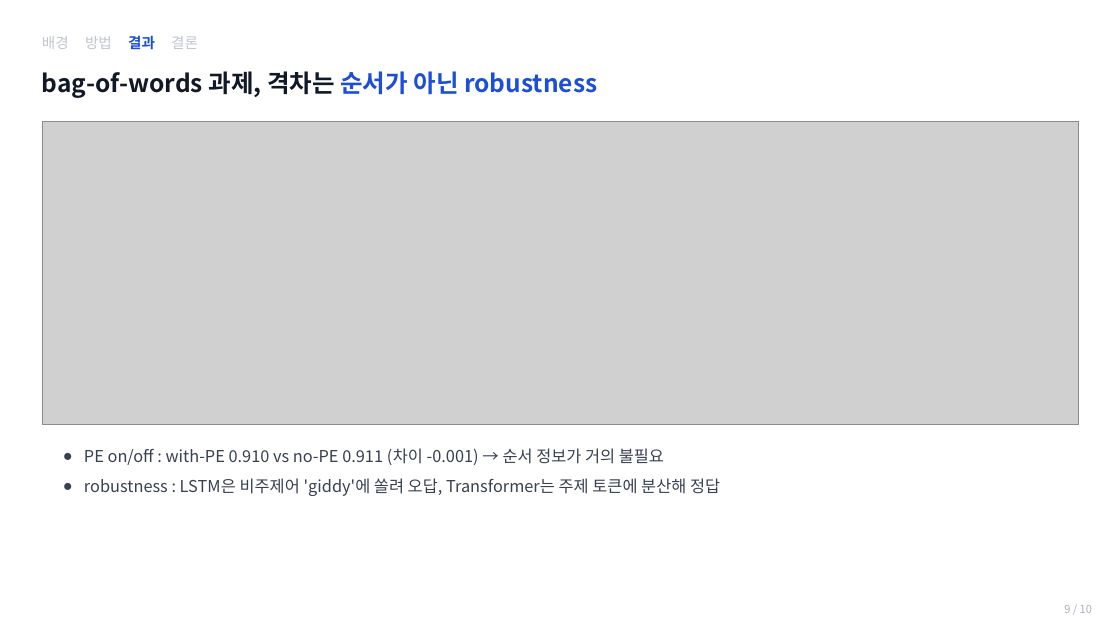
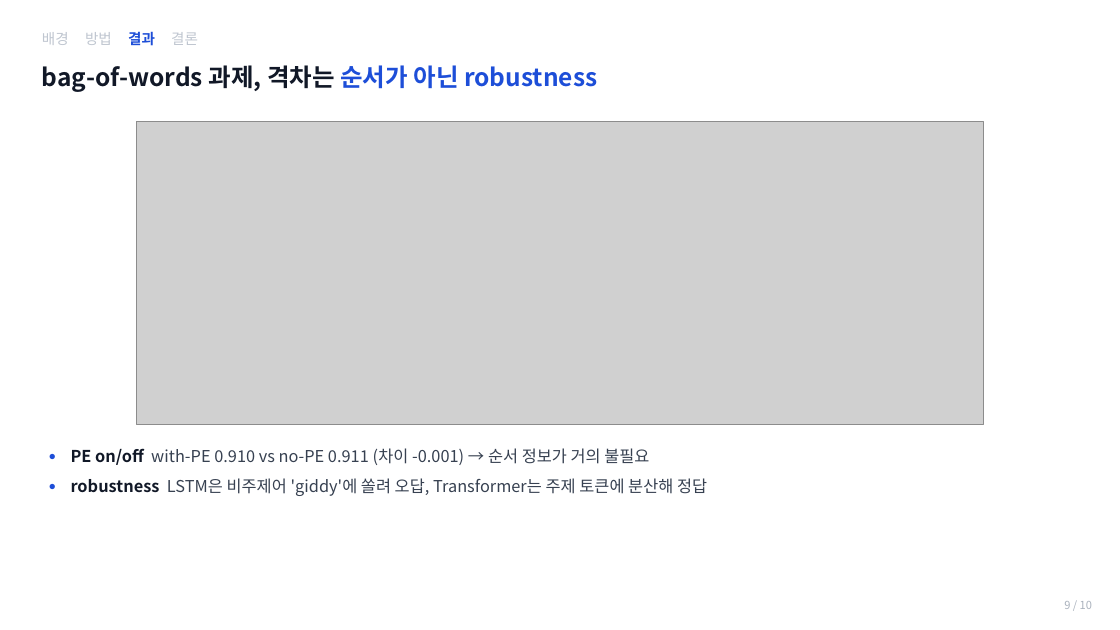
Before and after one commit to jihunz/deeplearning2, a slide deck: slide 9 of term-project-lstm-vs-transformer-agnews/deliverables/5_presentation_v2.pptx. Drawn at 1120x630 pixels with LibreOffice and Linux fonts; fonts in the diff are those of the drawing; grey boxes stand for pictures. Boxes give left, top, right and bottom in pixels: in the first picture for what was removed or moved away, otherwise in the second. Text is boxed around its words. In the diff, an @@ line names an element or a change of style, - is before the commit and + after.

```diff
--- a/term-project-lstm-vs-transformer-agnews/deliverables/5_presentation_v2.pptx
+++ b/term-project-lstm-vs-transformer-agnews/deliverables/5_presentation_v2.pptx
@@ vertical alignment middle to top in 3 elements at bbox=[42, 31, 198, 46], bbox=[1064, 601, 1092, 609], bbox=[42, 65, 597, 92] @@
@@ picture: place and size @@
-picture at bbox=[42, 122, 1078, 424]
+picture at bbox=[137, 122, 984, 424]
@@ text at bbox=[71, 448, 707, 496]: text changed @@
-  ● PE on/off : with-PE 0.910 vs no-PE 0.911 (차이 -0.001) → 순서 정보가 거의 불필요
-  ● robustness : LSTM은 비주제어 'giddy'에 쏠려 오답, Transformer는 주제 토큰에 분산해 정답
+● PE on/off with-PE 0.910 vs no-PE 0.911 (차이 -0.001) → 순서 정보가 거의 불필요
+● robustness LSTM은 비주제어 'giddy'에 쏠려 오답, Transformer는 주제 토큰에 분산해 정답
```
Also in this commit, not shown: 9 other slides changed, 2 other files.
